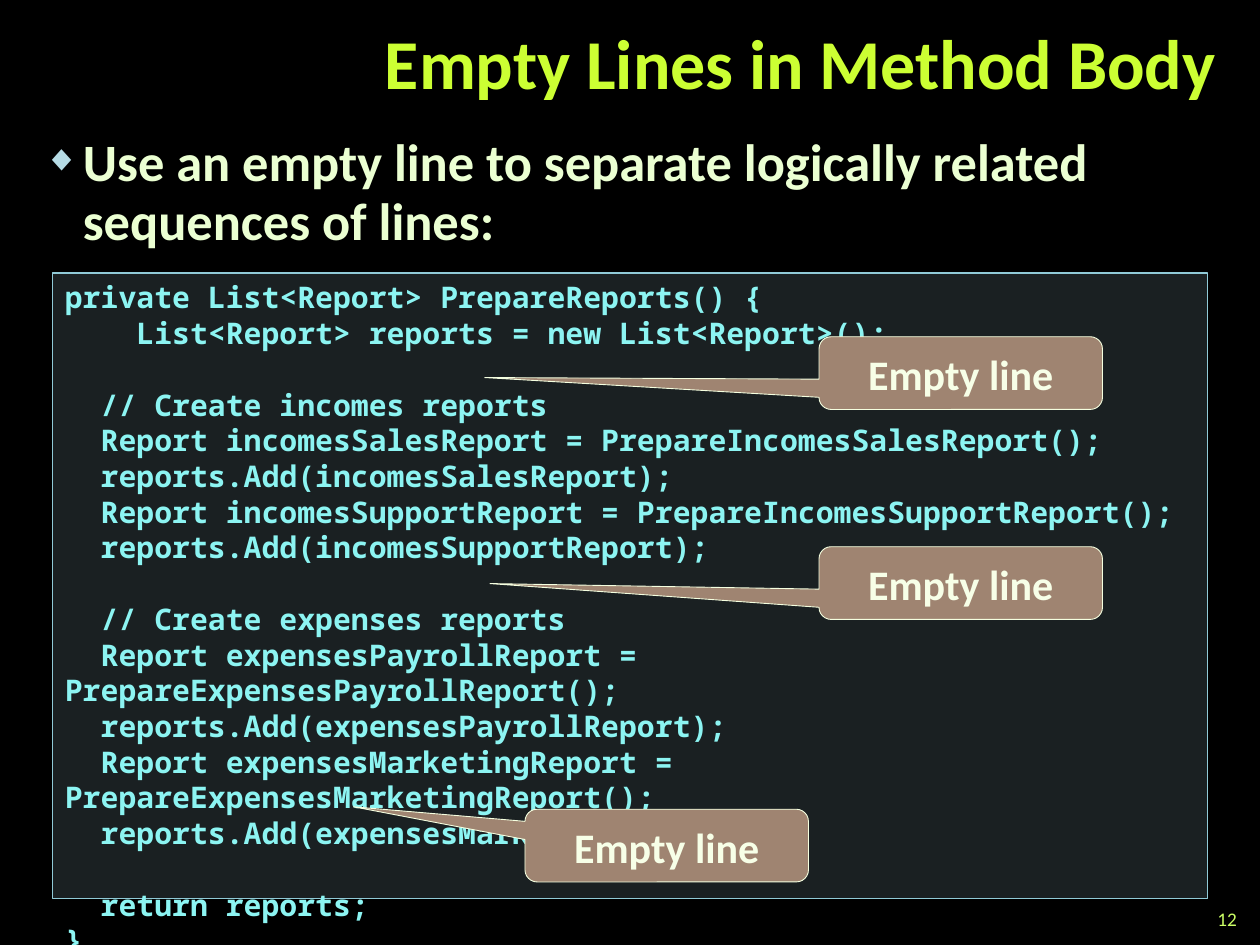
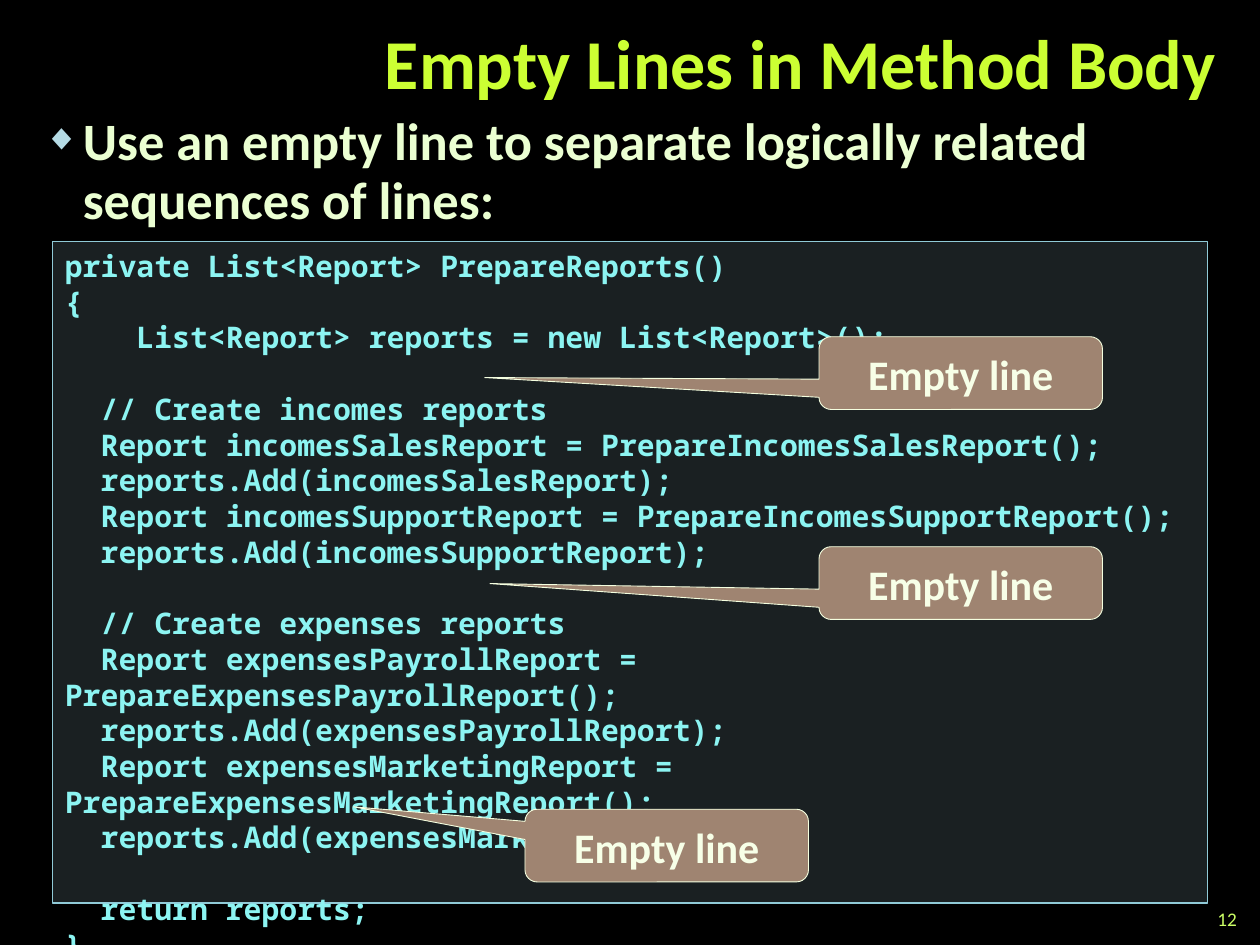
Before and after one commit to NikolayGenov/TelerikAcademy, a slide deck: slide 12 of QA/Lectures/2. Code Formatting.pptx. Drawn at 1260x945 pixels with LibreOffice and Linux fonts; fonts in the diff are those of the drawing; background and template pictures are left out. Boxes give left, top, right and bottom in pixels: in the first picture for what was removed or moved away, otherwise in the second. Text is boxed around its words. In the diff, an @@ line names an element or a change of style, - is before the commit and + after.

```diff
--- a/QA/Lectures/2. Code Formatting.pptx
+++ b/QA/Lectures/2. Code Formatting.pptx
@@ text "Use an empty line to ...": place and size @@
-text "Use an empty line to ..." at [83, 144, 1088, 249]
+text "Use an empty line to ..." at [83, 123, 1088, 228]
@@ rectangle "private List<Report> PrepareReports()": place and size @@
-rectangle "private List<Report> PrepareReports()" at [53, 273, 1208, 898]
+rectangle "private List<Report> PrepareReports()" at [53, 242, 1208, 903]
@@ text in rectangle at [65, 254, 726, 284]: text changed @@
-private List<Report> PrepareReports() {
+private List<Report> PrepareReports()
+{
```
Also in this commit, not shown: 3 other slides changed, 19 other files.
